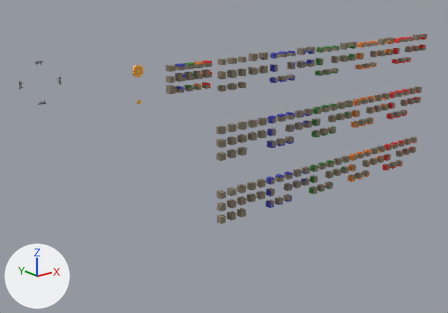
Before and after pictures for a commit that changed the Blender file originals/2D_Render_full.blend.
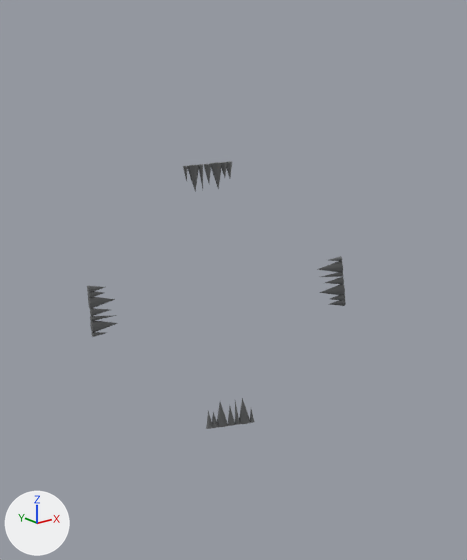
The first picture shows the older version from a camera (50 mm lens) standing at (-88.6, -137.0, 26.5) and looking at (28.0, 8.7, -31.8). The close-ups show the older and then the newer version on the part from 1% to 18% of the width and 11% to 40% of the height of that picture. Only the edits that show in the close-ups are written down. The lights are fixed; the arrows at lower left show +X, +Y and +Z.

Objects in the first close-up: 'SwardsBottom_Mesh', 'SwardsLeft_Mesh', 'SwardsRight_Mesh', 'SwardsTp_Mesh'.
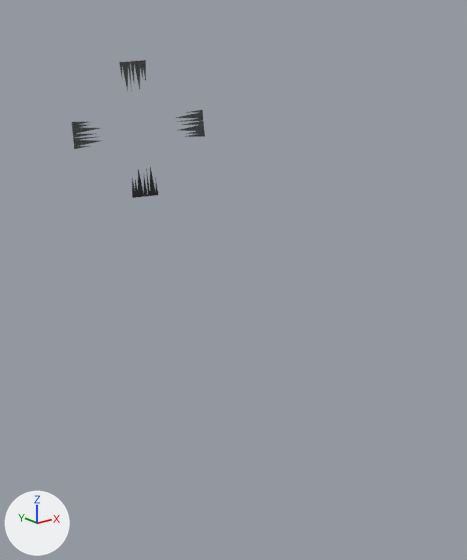
The change in detail:
me_cylinder_020 is used by ob_swardstp_mesh; location (-32.96, -0.1, 3.95); rotation (0.0, -3.142, 0.0), in degrees (0, -180, 0); scale (2.4, 1.0, 3.33).
me_cylinder_020 had 335 vertices, 192 faces, 2 loose edges and spanned x -0.407..0.401, y 0.098..0.304, z -0.304..-0.004.
me_cylinder_020 now has 335 vertices, 192 faces, 2 loose edges and spans x -0.402..0.408, y -0.097..0.108, z -0.15..0.177.
me_cylinder_020 part 1: 240 of 335 vertices moved; they spanned x -0.407..0.401, y 0.098..0.304, z -0.304..-0.004 and now span x -0.402..0.408, y -0.097..0.108, z -0.15..0.177; mean shift (0.006, -0.195, 0.166); largest move (-0.14, 0.203, -0.004) -> (-0.135, 0.008, 0.177).
Other edits to the shape of me_cylinder_020 do not show in these pictures.
Mesh me_cylinder_003 is new.
It has 335 vertices, 192 faces, 2 loose edges and spans x -0.402..0.408, y -0.097..0.108, z -0.15..0.177.
It uses material mat_silber_001 (dark grey #666869).
Object 'SwardsBottom_Mesh' (ob_swardsbottom_mesh) is deleted.
Object 'SwardsLeft_Mesh' (ob_swardsleft_mesh) is deleted.
Object 'SwardsTp_Mesh' (ob_swardstp_mesh) moves from (-32.96, -0.1, 3.95) to (-35.5, 0.0, 8.5).
Object 'SwardsTp_Mesh' (ob_swardstp_mesh) is rescaled from (2.4, 1.0, 3.33) to (1.24, 0.0, 3.33).
Object 'SwardsRight_Mesh' (ob_swardsright_mesh) is deleted.
Object 'SwardsTp_Mesh.003' (ob_swardstp_mesh_003) is new; it shows me_cylinder_003.
Its location is (-37.5, 0.0, 6.5).
Its rotation in degrees is (0, 90, 0).
Its scale is (1.24, 0.0, 3.33).
Object 'SwardsTp_Mesh.002' (ob_swardstp_mesh_002) is new; it shows a copy of me_cylinder_003.
Its location is (-35.5, 0.0, 4.5).
Its scale is (1.24, 0.0, 3.33).
Object 'SwardsTp_Mesh.001' (ob_swardstp_mesh_001) is new; it shows a copy of me_cylinder_003.
Its location is (-33.5, 0.0, 6.5).
Its rotation in degrees is (0, -90, 0).
Its scale is (1.24, 0.0, 3.33).

Location of each change, [x1, y1, x2, y2] in pixels of the close-ups (467 x 560 px; the box of a moved part takes in the faces that stretch with it):
'SwardsTp_Mesh', reshaped, moved, rescaled (44% narrower): before [183, 161, 232, 192]; after [119, 60, 146, 92]
'SwardsLeft_Mesh', deleted: before [87, 286, 117, 337]
'SwardsRight_Mesh', deleted: before [317, 256, 346, 306]
'SwardsBottom_Mesh', deleted: before [206, 398, 254, 429]
'SwardsTp_Mesh.001', added: after [176, 110, 205, 137]
'SwardsTp_Mesh.003', added: after [72, 122, 100, 149]
'SwardsTp_Mesh.002', added: after [132, 167, 158, 198]
part 1 of me_cylinder_020, moved or reshaped: before [183, 162, 232, 192]; after [119, 60, 146, 92]
